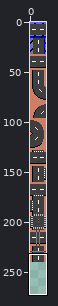
Two states of a sprite sheet, assets/road.png. The picture above shows the old version from afar; the outline marks the close-up.
Close-up. Before:
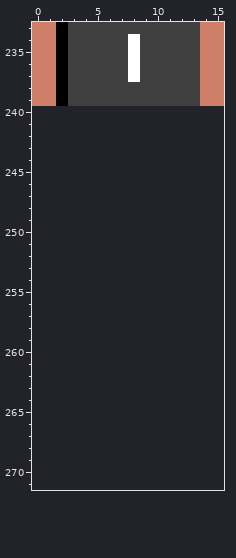
The file is 16x240 pixels. Shown: x 0..15, y 233..271. The old version is drawn lined up with the new one, on the new canvas.
Now the later version:
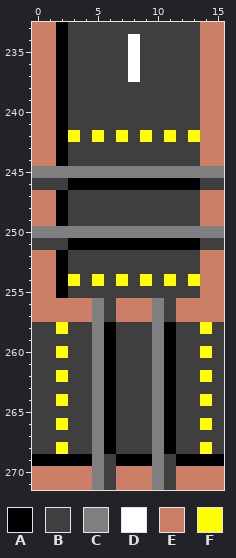
Palette (. is transparent): A #000000  B #3f3f3f  C #7f7f7f  D #ffffff  E #cc7f66  F #ffff00
Difference:
canvas 16x240 -> 16x272
@@ x 0..15 @@
 239 EEABBBBBBBBBBBEE
-240 ................
-241 ................
-242 ................
-243 ................
-244 ................
-245 ................
-246 ................
-247 ................
-248 ................
-249 ................
-250 ................
-251 ................
-252 ................
-253 ................
-254 ................
-255 ................
-256 ................
-257 ................
-258 ................
-259 ................
-260 ................
-261 ................
-262 ................
-263 ................
-264 ................
-265 ................
-266 ................
-267 ................
-268 ................
-269 ................
-270 ................
-271 ................
+240 EEABBBBBBBBBBBEE
+241 EEABBBBBBBBBBBEE
+242 EEAFBFBFBFBFBFEE
+243 EEABBBBBBBBBBBEE
+244 EEABBBBBBBBBBBEE
+245 CCCCCCCCCCCCCCCC
+246 BBBAAAAAAAAAAABB
+247 EEABBBBBBBBBBBEE
+248 EEABBBBBBBBBBBEE
+249 EEABBBBBBBBBBBEE
+250 CCCCCCCCCCCCCCCC
+251 BBBAAAAAAAAAAABB
+252 EEABBBBBBBBBBBEE
+253 EEABBBBBBBBBBBEE
+254 EEAFBFBFBFBFBFEE
+255 EEABBBBBBBBBBBEE
+256 EEEEECBEEECBEEEE
+257 EEEEECBEEECBEEEE
+258 BBFBBCABBBCABBFB
+259 BBBBBCABBBCABBBB
+260 BBFBBCABBBCABBFB
+261 BBBBBCABBBCABBBB
+262 BBFBBCABBBCABBFB
+263 BBBBBCABBBCABBBB
+264 BBFBBCABBBCABBFB
+265 BBBBBCABBBCABBBB
+266 BBFBBCABBBCABBFB
+267 BBBBBCABBBCABBBB
+268 BBFBBCABBBCABBFB
+269 AAAAACBAAACBAAAA
+270 EEEEECBEEECBEEEE
+271 EEEEECBEEECBEEEE
